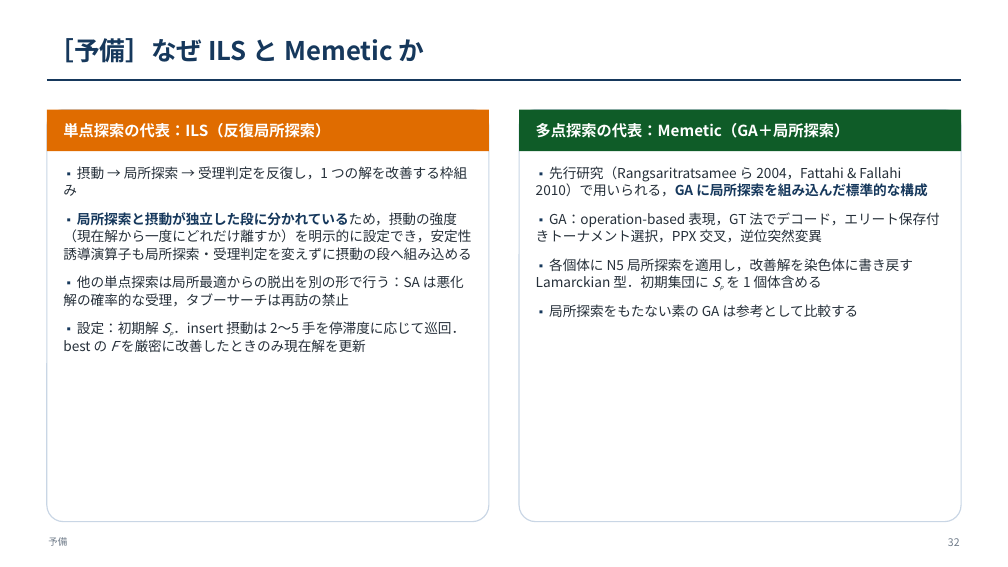
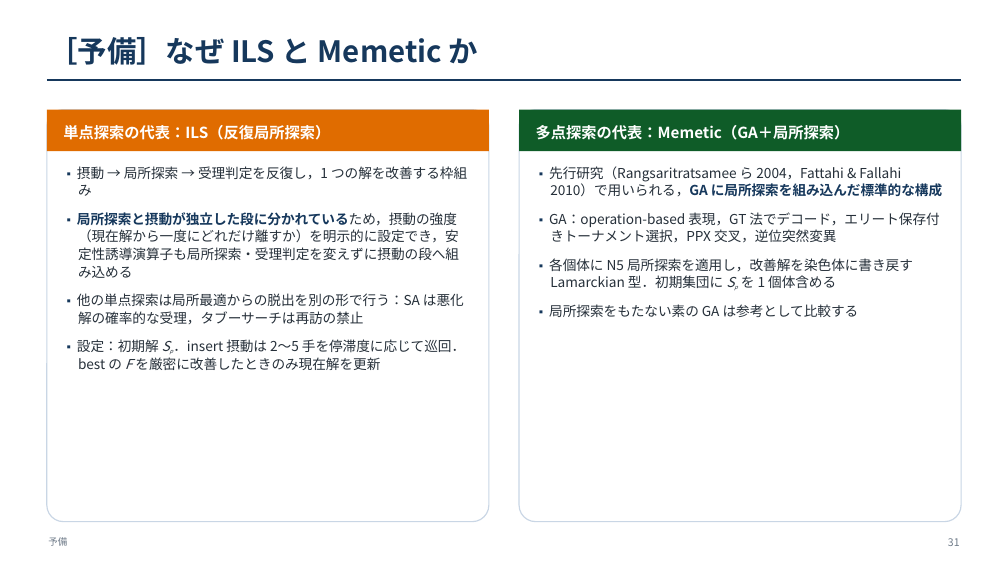
Before and after one commit to kitotakumi/stability_scheduling, a slide deck: slide 31 of doc/presentation_materials/JIMA2026fall_発表.pptx (slide 32 before the commit). Drawn at 1008x567 pixels with LibreOffice and Linux fonts; fonts in the diff are those of the drawing. Boxes give left, top, right and bottom in pixels: in the first picture for what was removed or moved away, otherwise in the second. Text is boxed around its words. In the diff, an @@ line names an element or a change of style, - is before the commit and + after.

```diff
--- a/doc/presentation_materials/JIMA2026fall_発表.pptx
+++ b/doc/presentation_materials/JIMA2026fall_発表.pptx
@@ text "［予備］なぜ ILS と Memetic か" at (x1=48, y1=37, x2=477, y2=65): size 24.5 to 28 pt @@
@@ text "▪ 摂動 → 局所探索 → ..." at (x1=77, y1=166, x2=467, y2=370): indent changed @@
@@ text "▪ 先行研究（Rangsaritratsamee ら 2004，Fattahi & ..." at (x1=549, y1=166, x2=942, y2=317): indent changed @@
@@ text at (x1=948, y1=538, x2=960, y2=546): text changed @@
-32
+31
```
Also in this commit, not shown: 32 other slides changed, 1 slide removed, 15 other files.
